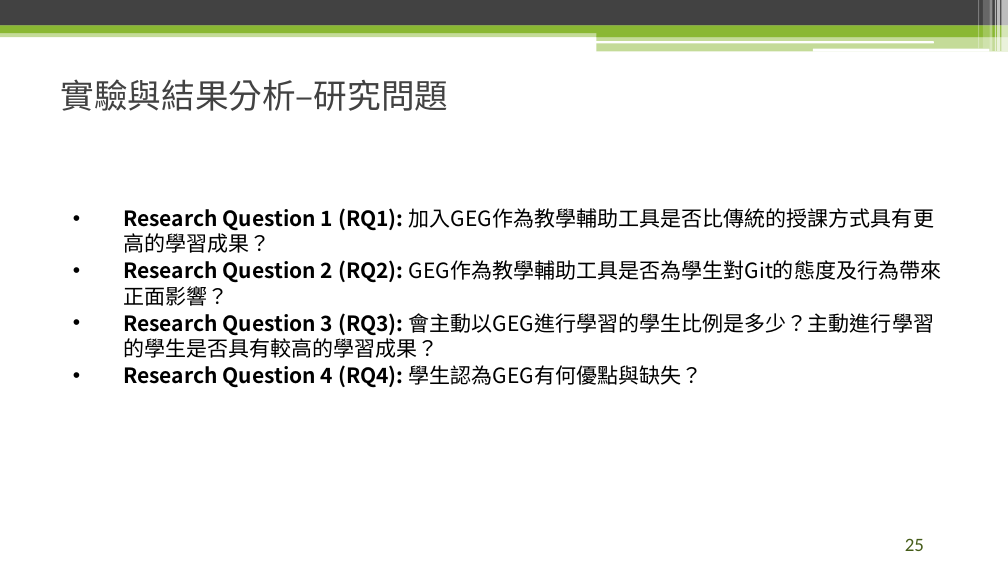
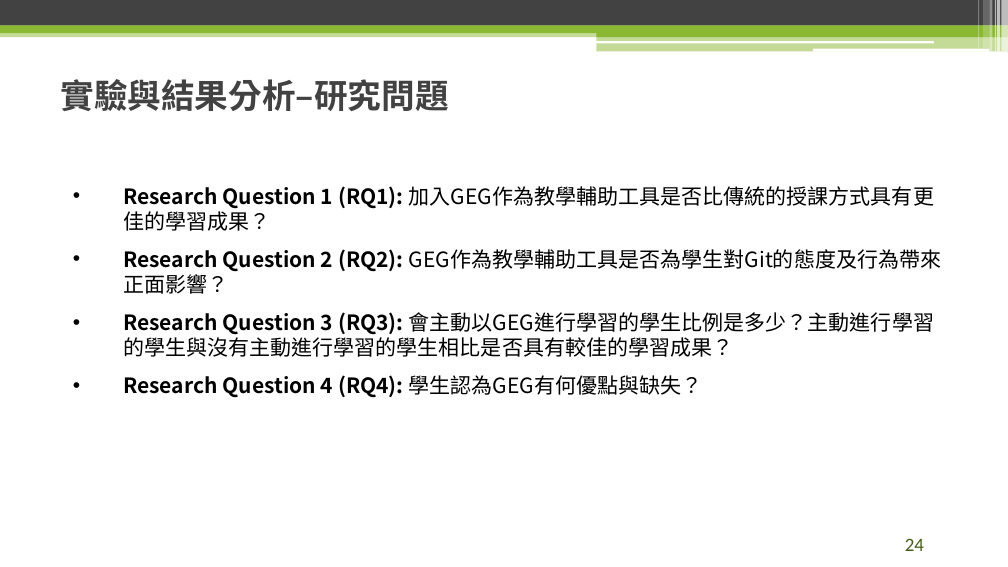
Before and after one commit to raknza/Master-Thesis, a slide deck: slide 24 of 論文口試.pptx (slide 25 before the commit). Drawn at 1008x567 pixels with LibreOffice and Linux fonts; fonts in the diff are those of the drawing; background and template pictures are left out. Boxes give left, top, right and bottom in pixels: in the first picture for what was removed or moved away, otherwise in the second. Text is boxed around its words. In the diff, an @@ line names an element or a change of style, - is before the commit and + after.

```diff
--- a/論文口試.pptx
+++ b/論文口試.pptx
@@ text "實驗與結果分析–研究問題" at box(60, 79, 448, 111): bold on @@
@@ text at box(123, 186, 934, 209): text changed @@
-• Research Question 1 (RQ1): 加入GEG作為教學輔助工具是否比傳統的授課方式具有更高的學習成果？
+• Research Question 1 (RQ1): 加入GEG作為教學輔助工具是否比傳統的授課方式具有更佳的學習成果？
@@ text at box(123, 249, 703, 398): more space between paragraphs @@
@@ text at box(123, 312, 934, 357): text changed @@
-• Research Question 3 (RQ3): 會主動以GEG進行學習的學生比例是多少？主動進行學習的學生是否具有較高的學習成果？
+• Research Question 3 (RQ3): 會主動以GEG進行學習的學生比例是多少？主動進行學習的學生與沒有主動進行學習的學生相比是否具有較佳的學習成果？
@@ page number at box(905, 538, 924, 551): text changed @@
-25
+24
```
Also in this commit, not shown: 26 other slides changed, 4 slides added, 3 other files.
